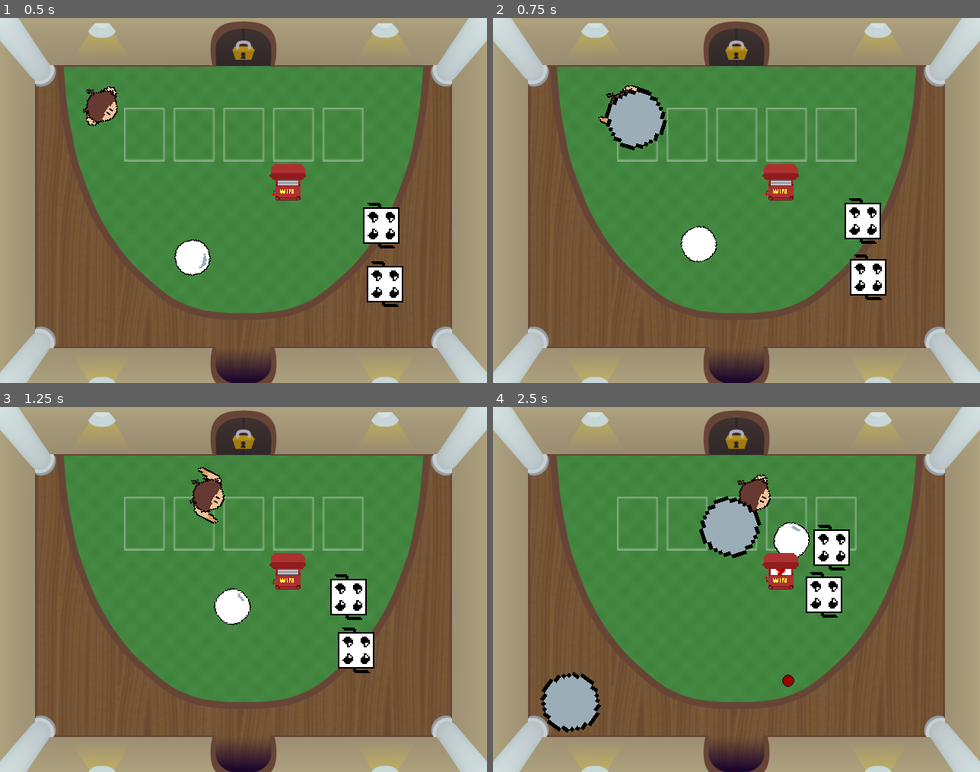
Above: before the commit, frames 1-4 (two rows, left to right).
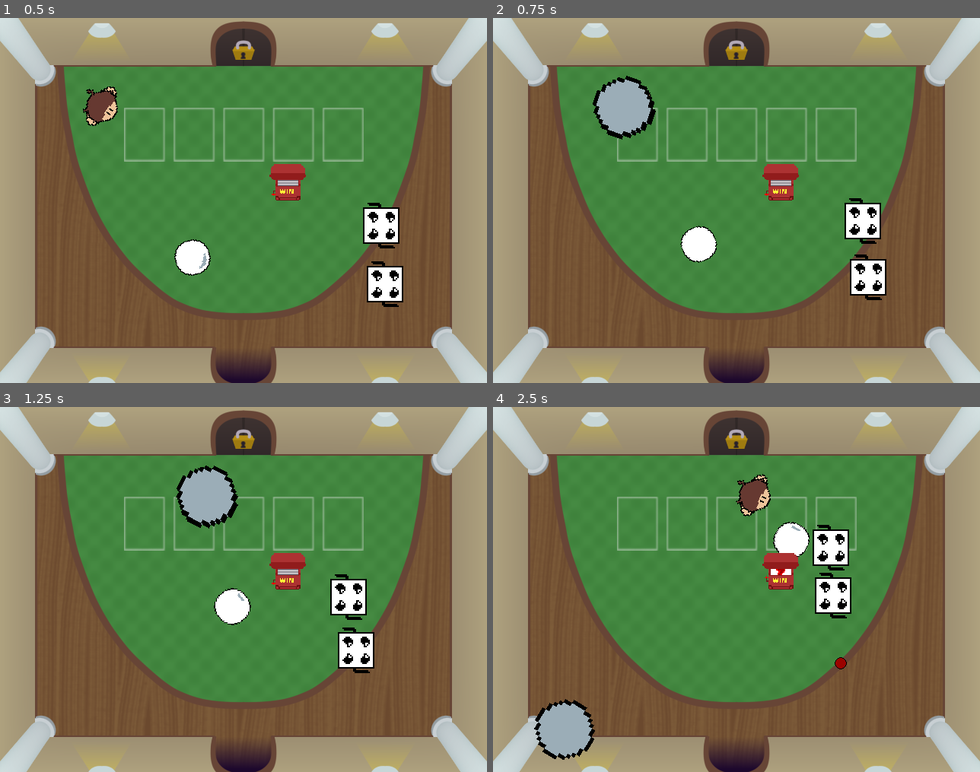
Above: after the commit, the same moments.

Repository: JoshuaKlot/BinghamtonGameJam3
Game: Godot game, scene res://scenes/main.tscn
Same seed, same stepped clock (60 frames per second), same inputs: the game is played once before the commit and once after it.
Inputs (mouse positions are in pixels of both pictures, inside the frame that each line leads up to):
- Up to frame 1 (0.5 s): no input
- Up to frame 2 (0.75 s): tap Enter (ui_accept) at 0.5 s; move the mouse to (843, 182) at 0.52 s; hold Right (ui_right) from 0.53 s (still down); hold Space (shoot) from 0.53 s (still down)
- Up to frame 3 (1.25 s): keep holding Right (ui_right); keep holding Space (shoot); tap Enter (ui_accept) at 0.77 s
- Up to frame 4 (2.5 s): move the mouse to (639, 607) at 1.27 s; release Space (shoot) at 1.28 s; tap Space (shoot) at 1.35 s; tap Enter (ui_accept) at 1.52 s; move the mouse to (785, 509) at 2.02 s; release Right (ui_right) at 2.03 s; hold Left (ui_left) from 2.03 s (still down); hold Space (shoot) from 2.03 s (still down)

Frame 1 is identical in both runs. In frame 2, 1.4% of the frame differs, in the area x 20-36%, y 15-37%; in frame 3, 1.6%; in frame 4, 4.4%, in the area x 8-74%, y 24-97%.

Commit message:
Add files via upload

Diff:
--- /dev/null
+++ b/platformer/Scripts/casinobullet.gd
@@ -0,0 +1,14 @@
+extends CharacterBody2D
+
+
+var SPEED = 300.0
+var xValue=randf_range(-1,1)
+var yValue=randf_range(-1,1)
+
+func _physics_process(delta: float) -> void:
+
+	velocity=Vector2(xValue,yValue)*SPEED
+	move_and_slide()
+
+func _on_area_2d_area_entered(area: Area2D) -> void:
+	queue_free()
--- a/platformer/Scripts/enemy.gd
+++ b/platformer/Scripts/enemy.gd
@@ -16,7 +16,7 @@
 
 
 func _process(delta: float) -> void:
-	if HEALTH <= 0:
+	if HEALTH == 0:
 		queue_free()
 
 
--- a/platformer/Scripts/player.gd
+++ b/platformer/Scripts/player.gd
@@ -10,9 +10,16 @@
 var lastdirection = Vector2.DOWN
 var bullet = preload("res://scenes/bullet.tscn")
 @onready var main = get_node("bulletContainer")
+var shootTimer = 0.0
+var isShooting = true
+
+var health = 3
+var baseHealth = 3
 
 var baseCritChance = 0.10
 var critChance = 0.10
+
+var attackSpeed = 5
 
 var allPowersArray = [50,10,5,0,10,0,0,0,0,0,0,0] #all the powers
 #all indices and their powers
@@ -50,17 +57,33 @@
 func _physics_process(delta: float) -> void:
 
 	look_at(get_global_mouse_position())
+	if health <= 0:
+		queue_free() #restart menu
+
+	shooting(delta)
+	move()
 
 
-	if Input.is_action_just_pressed("shoot"):
-		var instance = bullet.instantiate()
-		if allPowersArray[1]:  #BASED ON PELLET POWER size up
-			instance.scale = Vector2(5,5)
-		calculateCrit()
-		get_tree().root.add_child(instance)
-		instance.global_position = global_position
-		instance.rotation = rotation
+func calculateCrit():
+	if randf() < (1 - critChance):
+		damage = basedamage
+	else:
+		damage = 2 * basedamage
 
+func take_damage():
+	print(health)
+	health = health - 1
+
+func shootBullet():
+	var instance = bullet.instantiate()
+	if allPowersArray[1]:  #BASED ON PELLET POWER size up
+		instance.scale = Vector2(5,5)
+	calculateCrit()
+	get_tree().root.add_child(instance)
+	instance.global_position = global_position
+	instance.rotation = rotation
+
+func move():
 	var direction := Input.get_axis("ui_left", "ui_right")
 	var direction2 := Input.get_axis("ui_up", "ui_down")
 
@@ -75,9 +98,16 @@
 
 	move_and_slide()
 
-
-func calculateCrit():
-	if randf() < (1 - critChance):
-		damage = basedamage
-	else:
-		damage = 2 * basedamage
+func shooting(delta):
+	if Input.is_action_pressed("shoot"):
+		if isShooting:
+			shootTimer += delta
+			if shootTimer > attackSpeed:
+				shootBullet()
+				shootTimer = 0
+			else:
+				shootBullet()
+				isShooting = true
+				shootTimer = 0
+	if Input.is_action_just_released("shoot"):
+		isShooting = false
--- a/platformer/scenes/casinobullet.tscn
+++ b/platformer/scenes/casinobullet.tscn
@@ -1,7 +1,7 @@
 [gd_scene load_steps=4 format=3 uid="uid://dym05qe51j37v"]
 
 [ext_resource type="Texture2D" uid="uid://f7758vrdlw2" path="res://sprites/bullet.png" id="1_kwbgj"]
-[ext_resource type="Script" path="res://scenes/casinobullet.gd" id="1_nlkl5"]
+[ext_resource type="Script" path="res://Scripts/casinobullet.gd" id="1_nlkl5"]
 
 [sub_resource type="CircleShape2D" id="CircleShape2D_534mc"]
 radius = 8.0
Not shown, added: platformer/export_presets.cfg
Not shown: 1 places in platformer/scenes/main.tscn that only renumber resources
